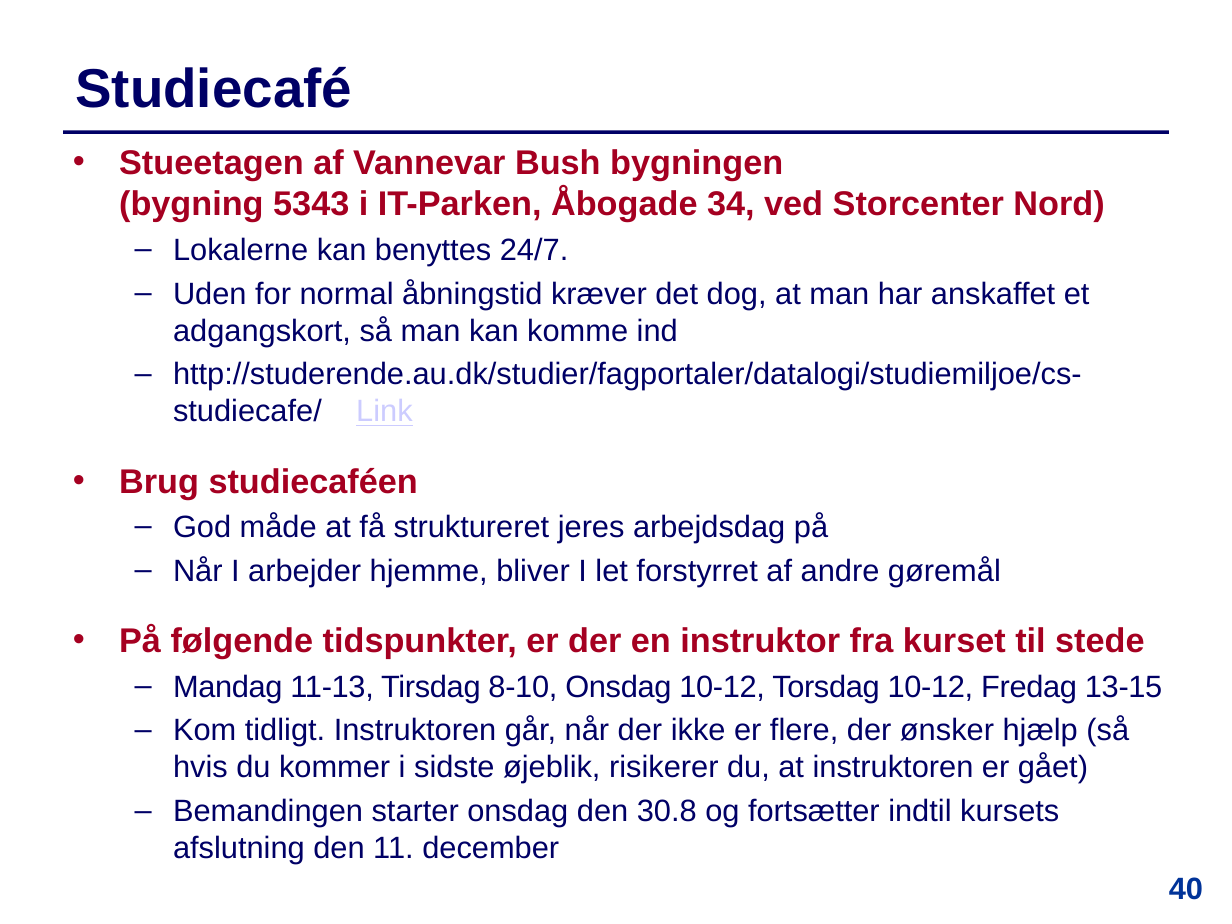
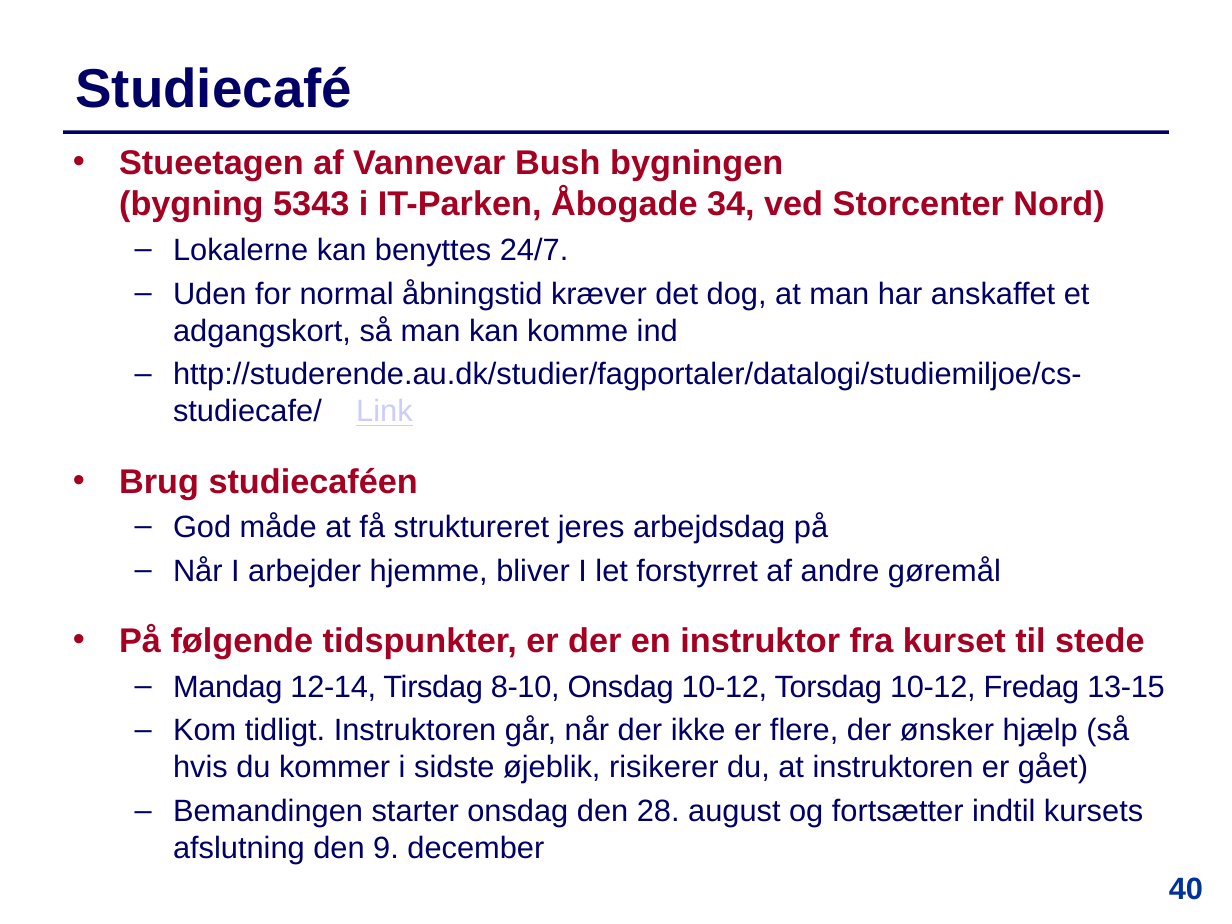
Before and after one commit to IntProgAU/Materiale, a slide deck: slide 40 of web/e24/uge_1a/Slides-Uge1-Mandag.pptx. Drawn at 1232x924 pixels with LibreOffice and Linux fonts; fonts in the diff are those of the drawing. Boxes give left, top, right and bottom in pixels: in the first picture for what was removed or moved away, otherwise in the second. Text is boxed around its words. In the diff, an @@ line names an element or a change of style, - is before the commit and + after.

```diff
--- a/web/e24/uge_1a/Slides-Uge1-Mandag.pptx
+++ b/web/e24/uge_1a/Slides-Uge1-Mandag.pptx
@@ text at bbox=[173, 674, 1164, 702]: text changed @@
-  – Mandag 11-13, Tirsdag 8-10, Onsdag 10-12, Torsdag 10-12, Fredag 13-15
+  – Mandag 12-14, Tirsdag 8-10, Onsdag 10-12, Torsdag 10-12, Fredag 13-15
@@ text at bbox=[173, 798, 1143, 864]: text changed @@
-  – Bemandingen starter onsdag den 30.8 og fortsætter indtil kursets afslutning den 11. december
+  – Bemandingen starter onsdag den 28. august og fortsætter indtil kursets afslutning den 9. december
```
Also in this commit, not shown: 7 other slides changed, 1 other file.
